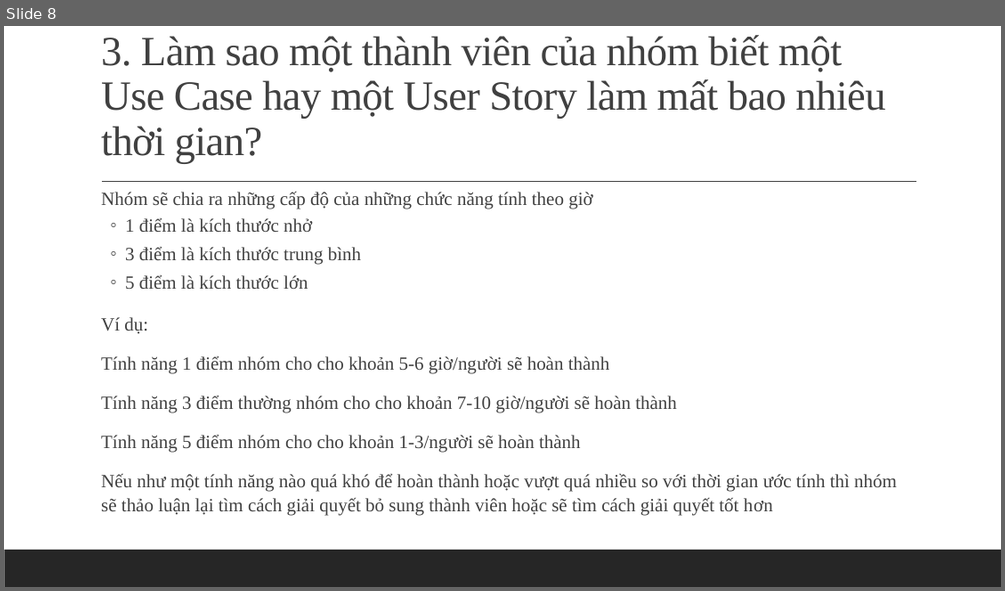
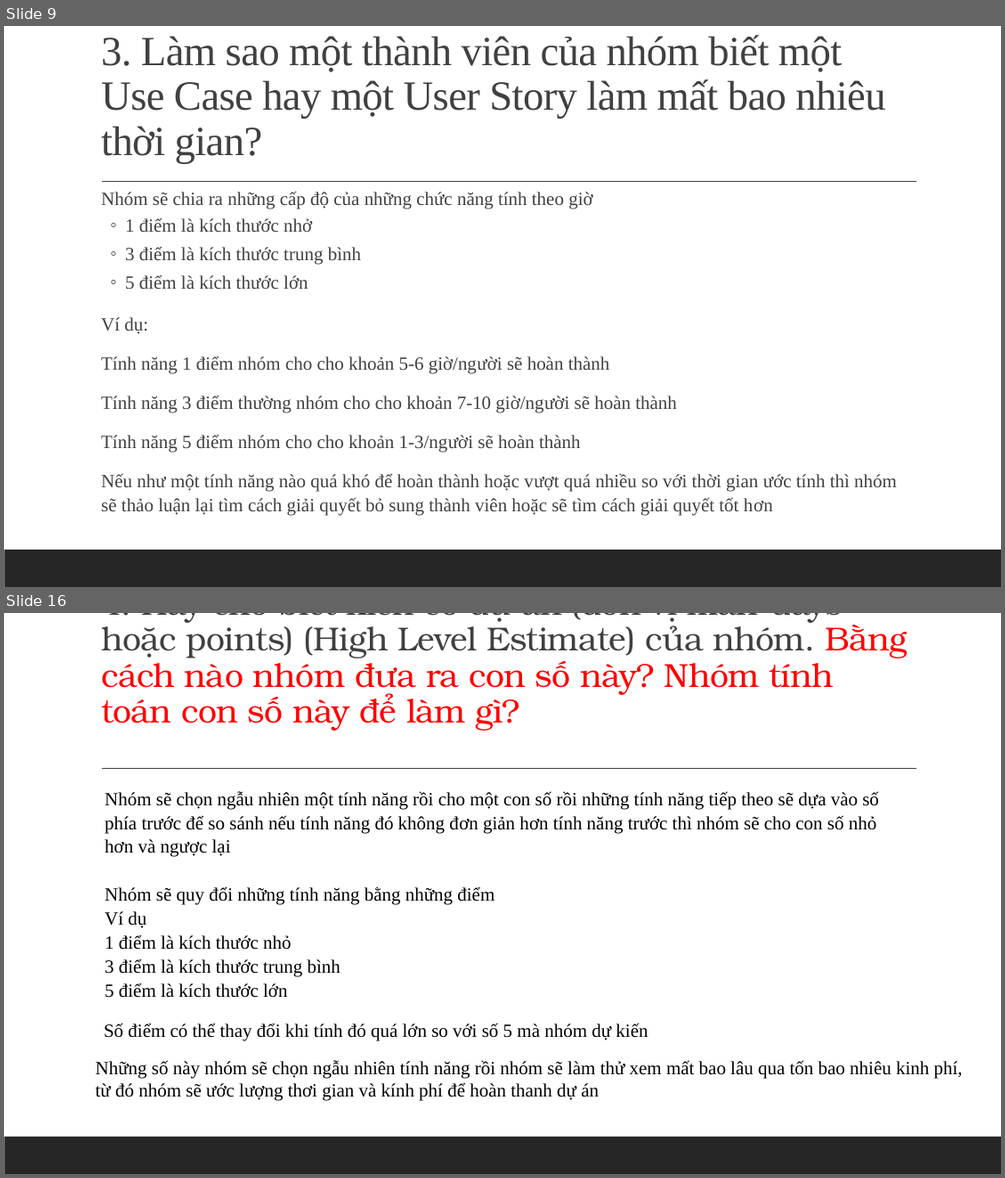
Before and after one commit to huynhquangminh/18HCB_QuanLyQuyTrinhPhanMem, a slide deck: Documents/Tuan3/Nhom_3_Tuan_3.pptx. Shown one above the other, each under a label of ours: slide 8 before the commit, slides 9 and 16 after it; the slides between them are not shown. The pictures are 1005x591 and 1005x1178 pixels, drawn with LibreOffice and Linux fonts; fonts in the diff are those of the drawing. Boxes give left, top, right and bottom in pixels: in the first picture for what was removed or moved away, otherwise in the second. Text is boxed around its words. In the diff, an @@ line names an element or a change of style, - is before the commit and + after.

```diff
--- a/Documents/Tuan3/Nhom_3_Tuan_3.pptx
+++ b/Documents/Tuan3/Nhom_3_Tuan_3.pptx
@@ slide 16 added at (4, 613, 1001, 1174), background #FFFFFF; not listed: 2 template elements that a slide beside it also shows @@
@@ title added at (101, 613, 907, 730), 32 pt, text #404040 @@
+4. Hãy cho biết kích cỡ dự án (đơn vị man-days hoặc points) (High Level Estimate) của nhóm. Bằng cách nào nhóm đưa ra con số này? Nhóm tính toán con số này để làm gì?
@@ text added at (105, 791, 879, 997), 18 pt, text #000000 @@
+Nhóm sẽ chọn ngẫu nhiên một tính năng rồi cho một con số rồi những tính năng tiếp theo sẽ dựa vào số phía trước để so sánh nếu tính năng đó không đơn giản hơn tính năng trước thì nhóm sẽ cho con số nhỏ hơn và ngược lại
+Nhóm sẽ quy đổi những tính năng bằng những điểm
+Ví dụ
+1 điểm là kích thước nhỏ
+3 điểm là kích thước trung bình
+5 điểm là kích thước lớn
@@ text added at (104, 1022, 647, 1040), 18 pt, text #000000 @@
+Số điểm có thể thay đổi khi tính đó quá lớn so với số 5 mà nhóm dự kiến
@@ text added at (96, 1060, 963, 1101), 18 pt, text #000000 @@
+Những số này nhóm sẽ chọn ngẫu nhiên tính năng rồi nhóm sẽ làm thử xem mất bao lâu qua tốn bao nhiêu kinh phí,
+từ đó nhóm sẽ ước lượng thơi gian và kính phí để hoàn thanh dự án
@@ what was slide 8 is now slide 9 @@
```
Also in this commit, not shown: 3 slides changed, 10 other slides added, 1 other file.
